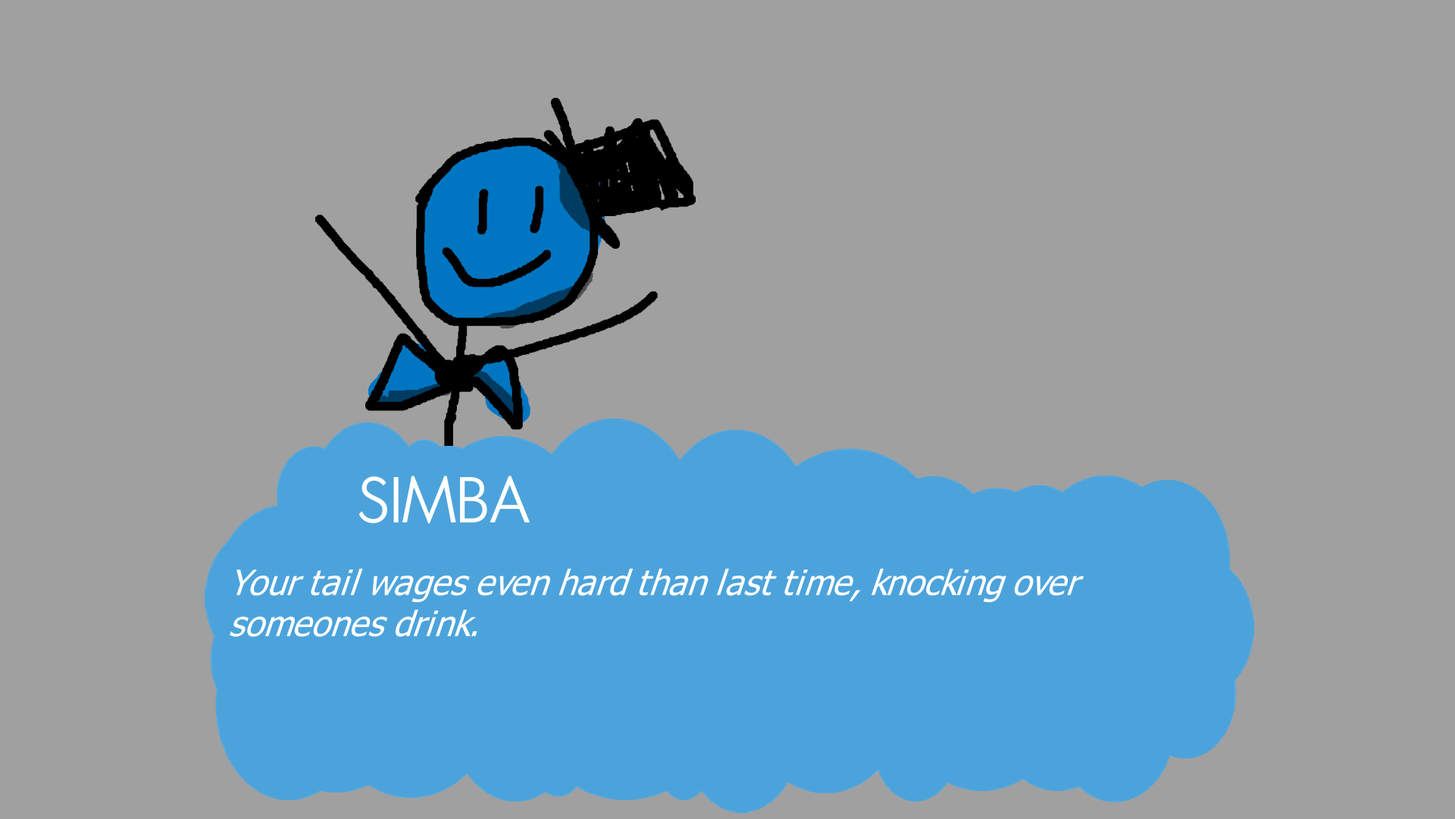
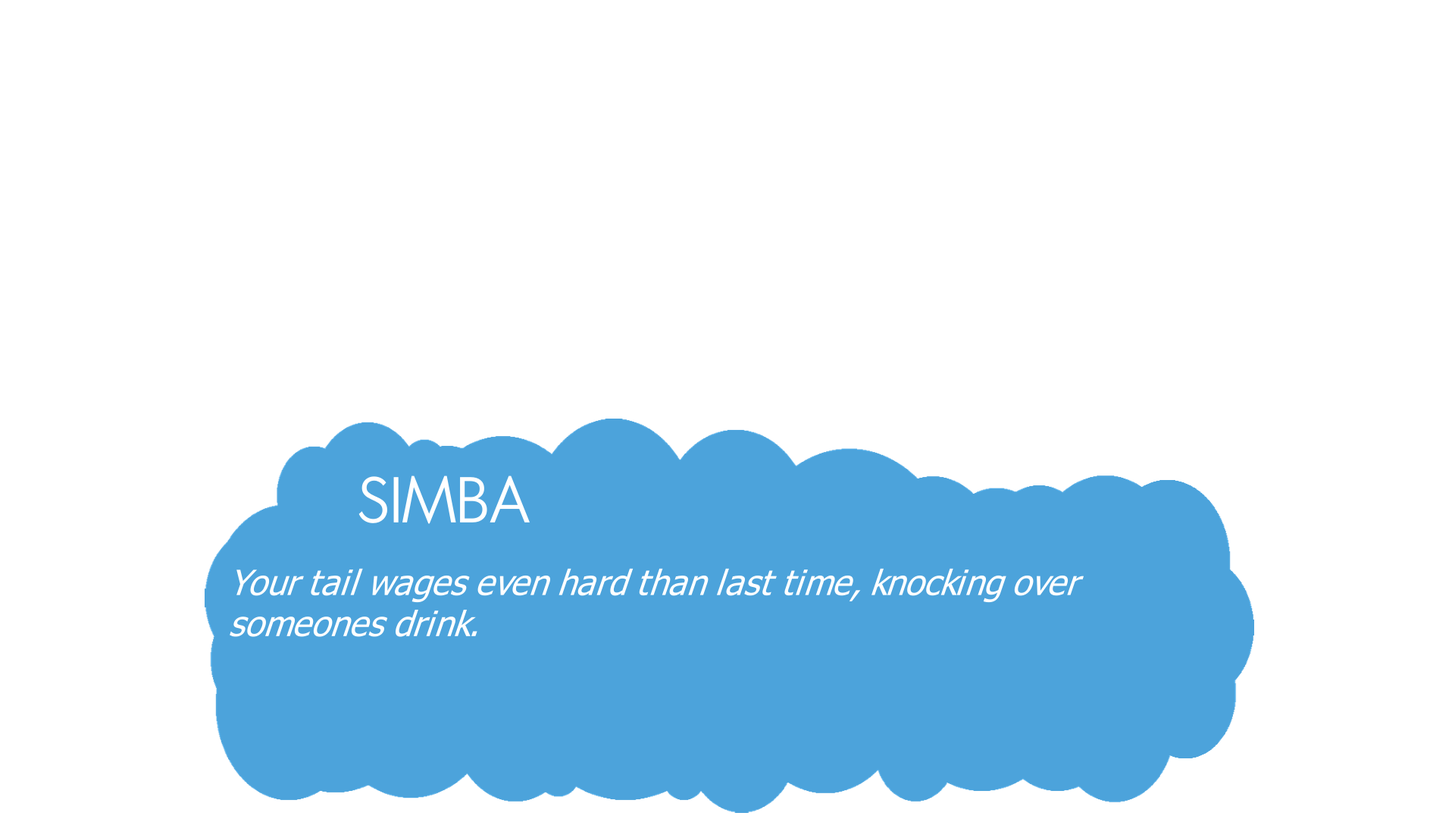
Layers edited between the first and the second w=1455, h=819 image:
painted on "Bubble" over [204, 391, 1272, 819]
hid group "Group 2" (3 layers) over [291, 97, 728, 461]
painted on "Shadow" over [339, 145, 631, 437]
painted on "Color" over [339, 97, 631, 437]
hid "Background" (1st of 2), painted on it over [0, 0, 1455, 819]
